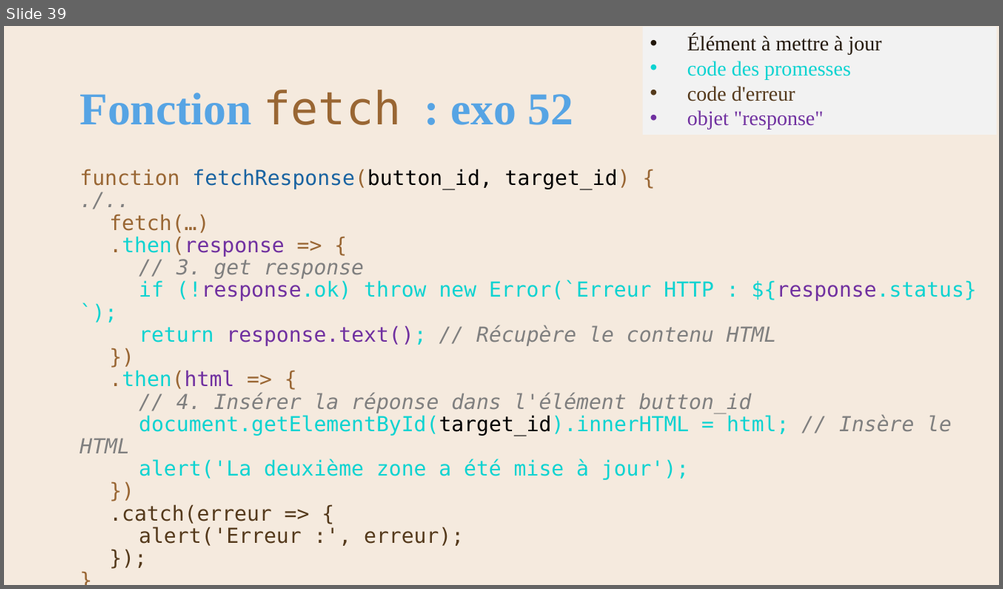
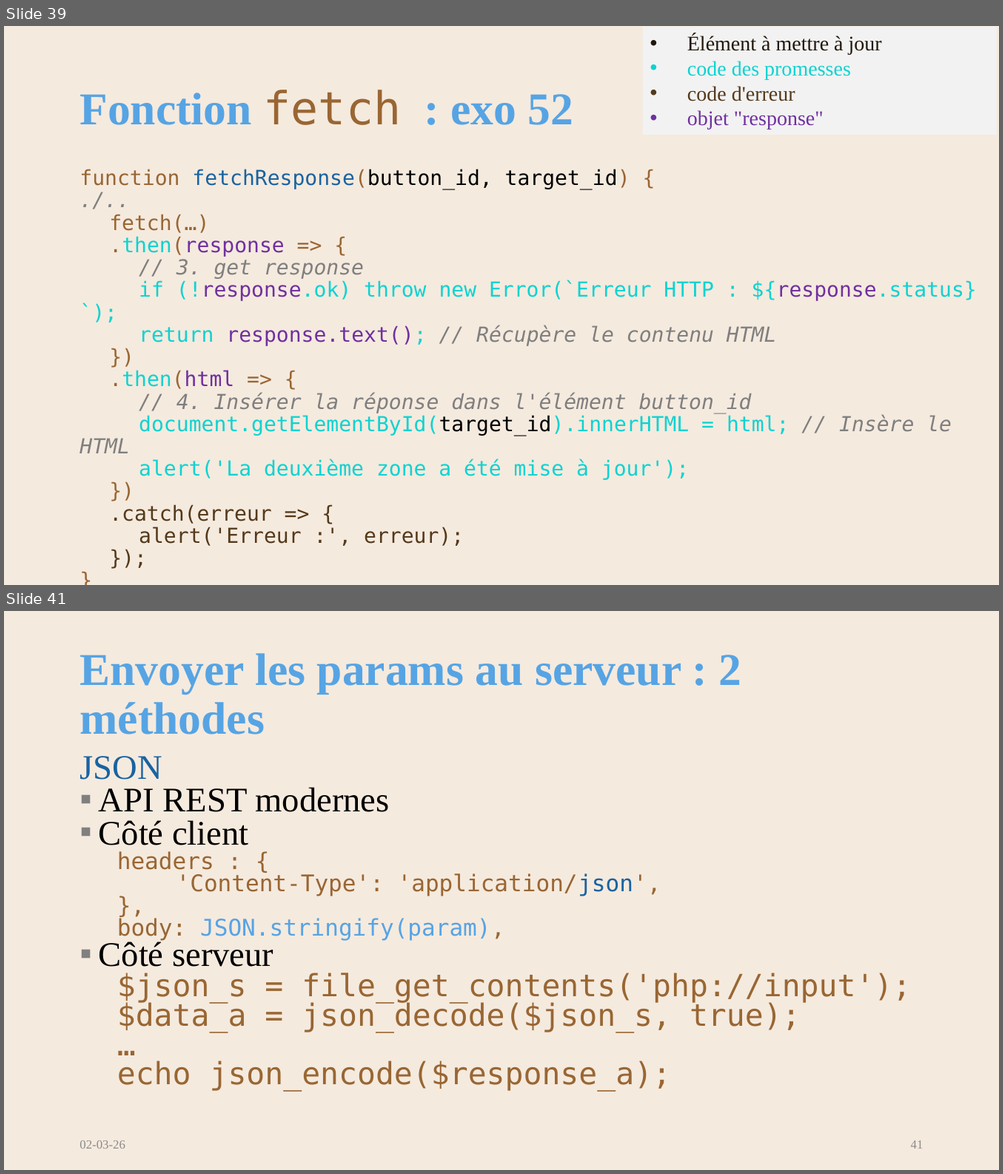
Before and after one commit to AlainWafflard/4IPW3, a slide deck: syllabus/27_requête_asynchrone/syllabus_27_async.pptx. Shown one above the other, each under a label of ours: slide 39 before the commit, slides 39 and 41 after it; the slides between them are not shown. The pictures are 1003x589 and 1003x1174 pixels, drawn with LibreOffice and Linux fonts; fonts in the diff are those of the drawing; background and template pictures are left out. Boxes give left, top, right and bottom in pixels: in the first picture for what was removed or moved away, otherwise in the second. Text is boxed around its words. In the diff, an @@ line names an element or a change of style, - is before the commit and + after.

Commit message:
2026/03/02 : - update chap 27 (fetch header)

```diff
--- a/syllabus/27_requête_asynchrone/syllabus_27_async.pptx
+++ b/syllabus/27_requête_asynchrone/syllabus_27_async.pptx
@@ slide 41 added at (4,611,999,1170), background #F5EADE @@
@@ title added at (79,653,742,735), 44 pt, text #56A4E4, bold @@
+Envoyer les params au serveur : 2 méthodes
@@ text added at (79,756,910,1092), 29.6 pt, text #996633 @@
+JSON
+▪ API REST modernes
+▪ Côté client
+  headers : {
+  'Content-Type': 'application/json',
+  },
+  body: JSON.stringify(param),
+▪ Côté serveur
+  $json_s = file_get_contents('php://input');
+  $data_a = json_decode($json_s, true);
+  …
+  echo json_encode($response_a);
@@ text added at (79,1141,125,1149), 12 pt, text #8C8C8C @@
+02-03-26
@@ page number added at (910,1141,923,1149), 12 pt, text #8C8C8C @@
+41
```
Also in this commit, not shown: 27 slides changed, 1 other file.
